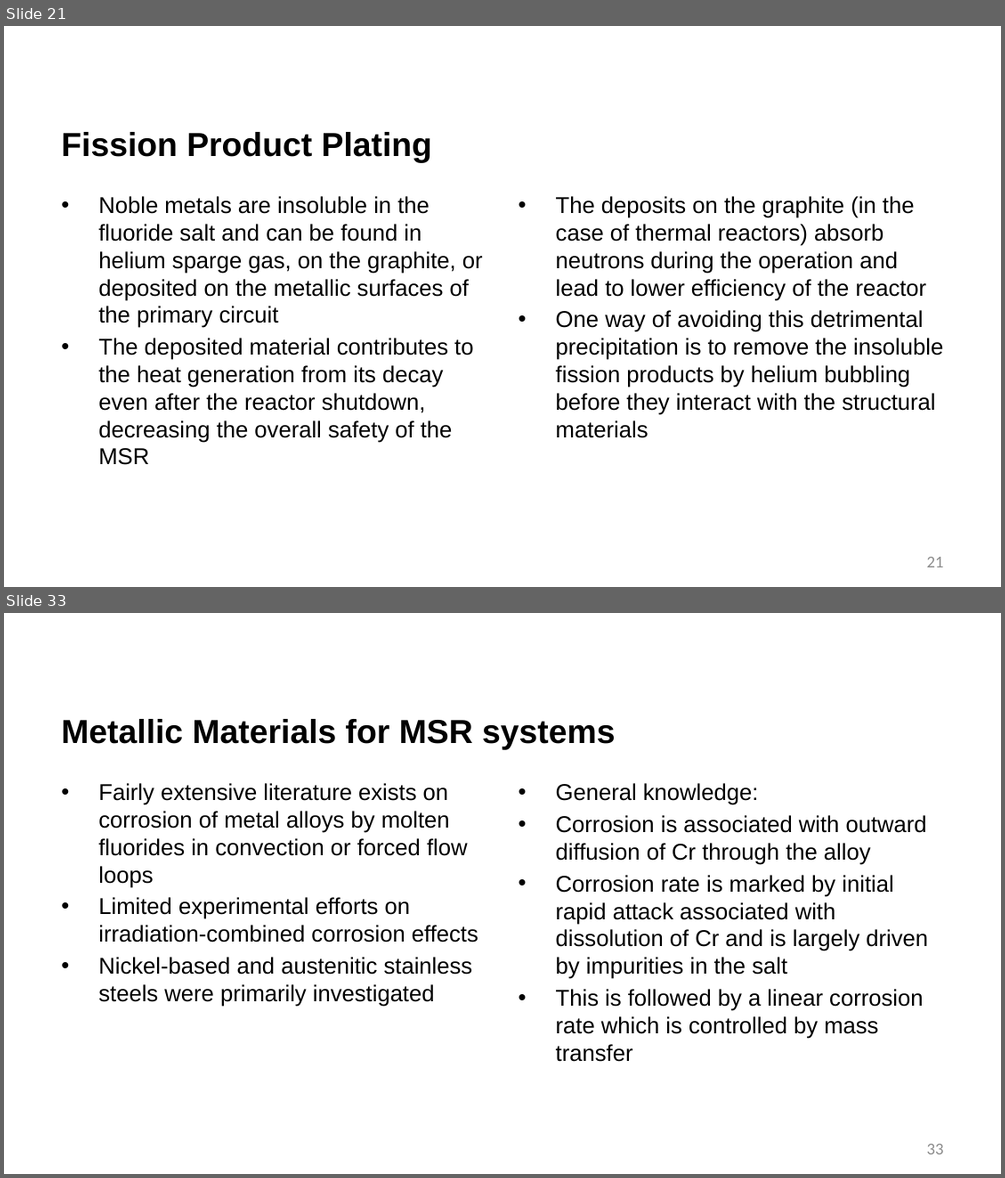
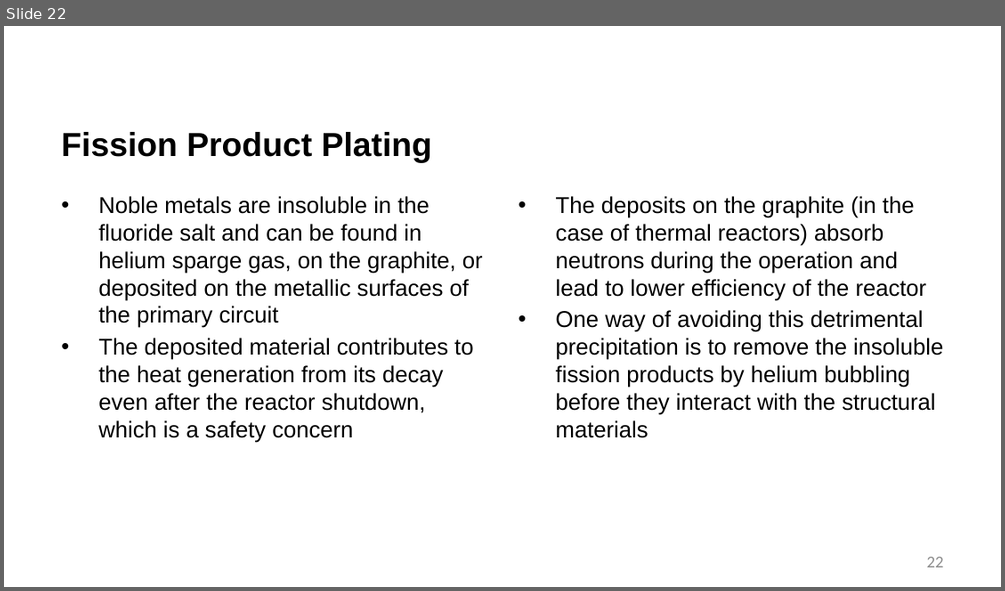
Before and after one commit to benbeeler/TEACHING, a slide deck: Advanced Reactor Materials/Fall2026/Lec14_MoltenSalts.pptx. Shown one above the other, each under a label of ours: slides 21 and 33 before the commit, slide 22 after it; the slides between them are not shown. The pictures are 1005x1178 and 1005x591 pixels, drawn with LibreOffice and Linux fonts; fonts in the diff are those of the drawing; background and template pictures are left out. Boxes give left, top, right and bottom in pixels: in the first picture for what was removed or moved away, otherwise in the second. Text is boxed around its words. In the diff, an @@ line names an element or a change of style, - is before the commit and + after.

```diff
--- a/Advanced Reactor Materials/Fall2026/Lec14_MoltenSalts.pptx
+++ b/Advanced Reactor Materials/Fall2026/Lec14_MoltenSalts.pptx
@@ slide 33 removed at (x1=4, y1=613, x2=1001, y2=1174), background #FFFFFF @@
@@ title removed at (x1=61, y1=719, x2=615, y2=750) @@
-Metallic Materials for MSR systems
@@ text removed at (x1=98, y1=783, x2=478, y2=1006) @@
-• Fairly extensive literature exists on corrosion of metal alloys by molten fluorides in convection or forced flow loops
-• Limited experimental efforts on irradiation-combined corrosion effects
-• Nickel-based and austenitic stainless steels were primarily investigated
@@ text removed at (x1=556, y1=783, x2=928, y2=1062) @@
-• General knowledge:
-• Corrosion is associated with outward diffusion of Cr through the alloy
-• Corrosion rate is marked by initial rapid attack associated with dissolution of Cr and is largely driven by impurities in the salt
-• This is followed by a linear corrosion rate which is controlled by mass transfer
@@ page number removed at (x1=927, y1=1143, x2=944, y2=1154) @@
-33
@@ what was slide 21 is now slide 22 @@
@@ slide 22 changed as well @@
@@ text at (x1=98, y1=338, x2=473, y2=443): text changed @@
-• The deposited material contributes to the heat generation from its decay even after the reactor shutdown, decreasing the overall safety of the MSR
+• The deposited material contributes to the heat generation from its decay even after the reactor shutdown, which is a safety concern
@@ page number at (x1=927, y1=556, x2=944, y2=567): text changed @@
-21
+22
```
Also in this commit, not shown: 13 other slides changed, 1 slide added, 23 other slides removed, 17 other files.
